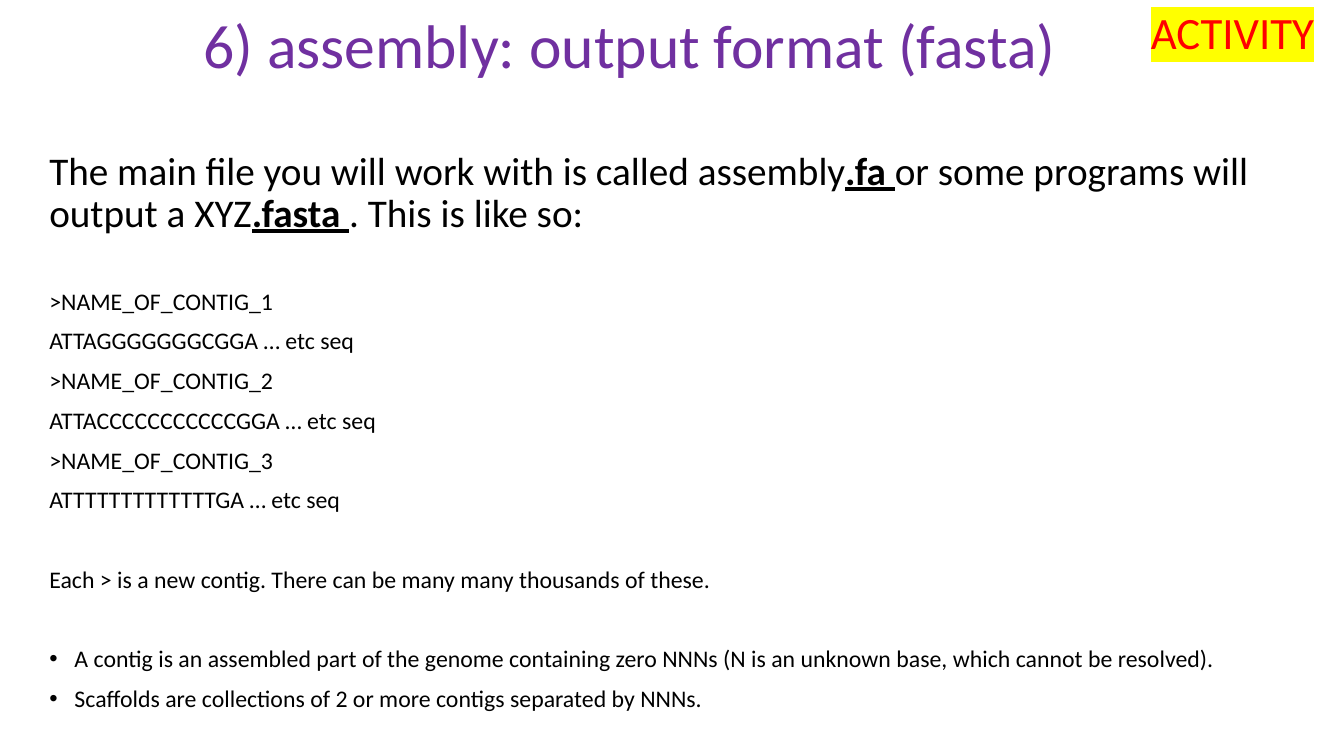
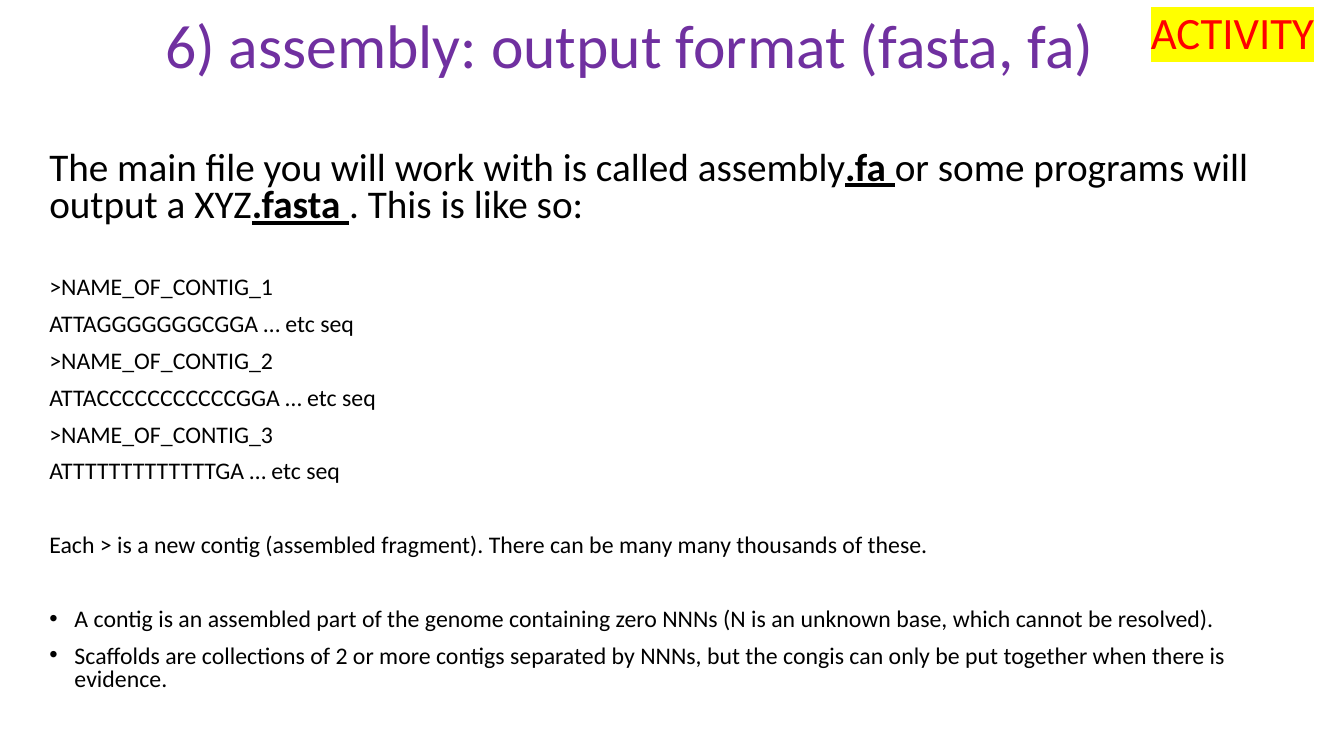
Before and after one commit to peterthorpe5/Msc_Digital_Health, a slide deck: slide 22 of powerpoint/6_assembly.pptx. Drawn at 1344x756 pixels with LibreOffice and Linux fonts; fonts in the diff are those of the drawing. Boxes give left, top, right and bottom in pixels: in the first picture for what was removed or moved away, otherwise in the second. Text is boxed around its words. In the diff, an @@ line names an element or a change of style, - is before the commit and + after.

```diff
--- a/powerpoint/6_assembly.pptx
+++ b/powerpoint/6_assembly.pptx
@@ title at [165,23,1094,78]: text changed @@
-6) assembly: output format (fasta)
+6) assembly: output format (fasta, fa)
@@ text at [49,153,1248,631]: line spacing 0.9 to 0.8 @@
@@ text at [49,535,928,557]: text changed @@
-Each > is a new contig. There can be many many thousands of these.
+Each > is a new contig (assembled fragment). There can be many many thousands of these.
@@ text at [74,647,1225,687]: text changed @@
-• Scaffolds are collections of 2 or more contigs separated by NNNs.
+• Scaffolds are collections of 2 or more contigs separated by NNNs, but the congis can only be put together when there is evidence.
```
Also in this commit, not shown: 10 other slides changed, 1 slide added, 7 other files.
